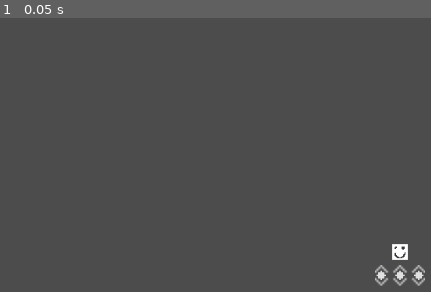
Above: before the commit, frame 1.
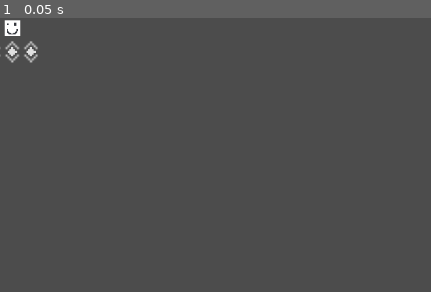
Above: after the commit, the same moment.

Repository: ottomated/codeday-2019
Game: Godot game, scene res://Player.tscn
Same seed, same stepped clock (60 frames per second), same inputs: the game is played once before the commit and once after it. This scene is started directly instead of the project's main scene.
Inputs:
- Up to frame 1 (0.05 s): no input

The runs differ from the first frame. In frame 1, 1.1% of the frame differs, in the area x 0-99%, y 0-98%.

Commit message:
fixed camera

Diff:
--- a/Player.tscn
+++ b/Player.tscn
@@ -57,11 +57,6 @@
 randomness = 0.5
 process_material = SubResource( 3 )
 
-[node name="Camera2D" type="Camera2D" parent="."]
-current = true
-drag_margin_h_enabled = false
-drag_margin_v_enabled = false
-
 [node name="Health Bar" type="Sprite" parent="."]
 position = Vector2( 0, 30 )
 scale = Vector2( 2.4, 2.4 )
--- a/scripts/Player.gd
+++ b/scripts/Player.gd
@@ -49,6 +49,8 @@
 	self.id = id
 
 func declare_local():
+	var camera = Camera2D.new()
+	add_child(camera)
 	is_local = true
 	direction_indicator.show()
 
